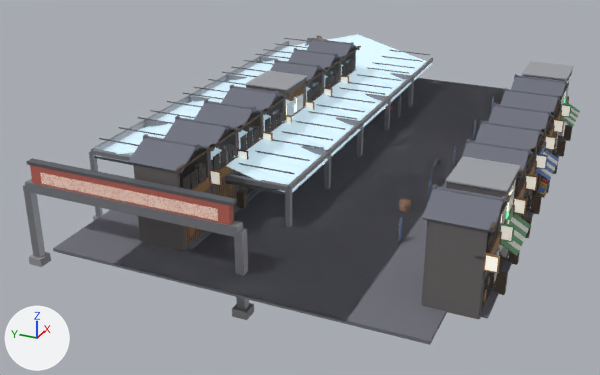
Two versions of the glTF model prop_block_sabire.glb, one commit apart.
Both versions are drawn from a 50 mm lens placed at (-52.1, -18.8, 22.7), pointed at (-3.2, 3.2, -1.7). The axes (+X, +Y, +Z) are drawn at lower left. The lights are the same throughout. The picture after the commit comes second. Vertices at exactly the same position are counted once.

The first picture shows 'block_sabire'.
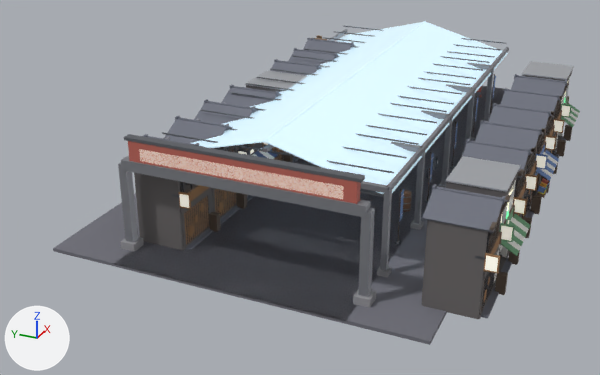
The edits, one by one:
me_立方体 is used by ob_block_sabire; location (0.0, 0.0, 0.0).
me_立方体 had 22526 vertices, 40512 faces and spanned x -20.0..20.0, y -13.6..14.4, z -2.6..5.9.
me_立方体 now has 22526 vertices, 40512 faces and spans x -20.0..20.0, y -13.6..12.1, z -0.2..6.8.
me_立方体 part 1: the loose piece of 8 vertices spanning x -18.2..-17.8, y -0.2..0.2, z -2.6..2.6 is moved by (0.0, -7.0, 2.6).
me_立方体 part 2: the loose piece of 8 vertices spanning x -18.2..-17.8, y 13.8..14.2, z -2.6..2.6 is moved by (0.0, -7.0, 2.6).
me_立方体 part 3: the loose piece of 8 vertices spanning x -18.3..-17.7, y 0.0..14.0, z 2.3..2.9 is moved by (0.0, -7.0, 2.6).
me_立方体 part 4: the loose piece of 8 vertices spanning x -18.5..-17.5, y -0.4..0.4, z -2.6..-2.1 is moved by (0.0, -7.0, 2.6).
me_立方体 part 5: the loose piece of 8 vertices spanning x -18.5..-17.5, y 13.6..14.4, z -2.6..-2.1 is moved by (0.0, -7.0, 2.6).
me_立方体 part 6: the loose piece of 8 vertices spanning x -18.2..-17.8, y 0.5..13.5, z 2.6..4.0 is moved by (0.0, -7.0, 2.6).
me_立方体 part 7: the loose piece of 8 vertices spanning x -18.2, y 1.2..12.8, z 3.0..3.7 is moved by (0.0, -7.0, 2.6).
me_立方体 part 8: the loose piece of 8 vertices spanning x -18.2..-17.8, y 0.3..13.7, z 4.1..4.2 is moved by (0.0, -7.0, 2.6).
me_立方体 part 9: the loose piece of 8 vertices spanning x -12.2..-11.8, y -0.2..0.2, z -2.5..2.5 is moved by (-3.0, -7.0, 2.5).
me_立方体 part 10: the loose piece of 8 vertices spanning x -12.2..-11.8, y 13.8..14.2, z -2.5..2.5 is moved by (-3.0, -7.0, 2.5).
me_立方体 part 11: the loose piece of 8 vertices spanning x -12.1..-11.9, y 0.0..14.0, z 2.3..2.7 is moved by (-3.0, -7.0, 2.5).
me_立方体 part 12: the loose piece of 24 vertices spanning x -12.0..18.0, y -0.1..0.1, z 2.3..2.7 is moved by (-3.0, -7.0, 2.5).
me_立方体 part 13: the loose piece of 24 vertices spanning x -12.0..18.0, y 13.9..14.1, z 2.3..2.7 is moved by (-3.0, -7.0, 2.5).
me_立方体 part 14: the loose piece of 24 vertices spanning x -12.0..18.0, y 6.9..7.1, z 3.4..3.6 is moved by (-3.0, -7.0, 2.5).
me_立方体 part 15: 4772 of 22526 vertices moved; they spanned x -13.3..18.0, y -6.8..14.3, z -2.5..4.0 and now span x -15.3..15.0, y -7.3..7.3, z 0.0..6.5; mean shift (-1.4, -3.3, 1.7); largest move (-11.2, 0.0, 3.1) -> (-14.2, -7.0, 5.6).
me_立方体 part 16: all 210 vertices in x 6.4..13.2, y -6.8..-6.4, z -1.7..1.8 are moved by (0.0, 0.0, 1.7).
Other edits to the shape of me_立方体 do not show in these pictures.

Where the change shows, as pixel boxes [x1, y1, x2, y2] in the pictures (600 x 375 px; the box of a moved part takes in the faces that stretch with it):
'block_sabire', reshaped
    before: [23, 34, 580, 345]
    after: [53, 21, 580, 345]
part 1 of me_立方体, moved or reshaped
    before: [234, 228, 249, 310]
    after: [358, 208, 375, 297]
part 2 of me_立方体, moved or reshaped
    before: [23, 185, 45, 258]
    after: [118, 162, 138, 242]
part 3 of me_立方体, moved or reshaped
    before: [25, 179, 243, 238]
    after: [121, 156, 370, 218]
part 4 of me_立方体, moved or reshaped
    before: [232, 303, 254, 320]
    after: [353, 289, 376, 308]
part 5 of me_立方体, moved or reshaped
    before: [29, 252, 51, 267]
    after: [121, 237, 144, 252]
part 6 of me_立方体, moved or reshaped
    before: [30, 165, 234, 225]
    after: [128, 141, 361, 204]
part 7 of me_立方体, moved or reshaped
    before: [40, 172, 218, 220]
    after: [139, 149, 343, 199]
part 8 of me_立方体, moved or reshaped
    before: [26, 158, 237, 206]
    after: [124, 134, 365, 183]
part 9 of me_立方体, moved or reshaped
    before: [285, 188, 292, 227]
    after: [380, 189, 392, 270]
part 10 of me_立方体, moved or reshaped (not visible afterwards)
    before: [89, 151, 103, 217]
part 11 of me_立方体, moved or reshaped
    before: [91, 149, 289, 191]
    after: [360, 181, 388, 193]
part 12 of me_立方体, moved or reshaped
    before: [288, 58, 433, 189]
    after: [388, 47, 509, 190]
part 13 of me_立方体, moved or reshaped (mostly hidden afterwards)
    before: [91, 41, 289, 150]
    after: [165, 29, 347, 140]
part 14 of me_立方体, moved or reshaped (not visible before)
    after: [263, 144, 274, 152]
part 15 of me_立方体, moved or reshaped
    before: [93, 34, 456, 243]
    after: [162, 21, 508, 277]
part 16 of me_立方体, moved or reshaped
    before: [472, 94, 494, 139]
    after: [471, 74, 496, 140]
